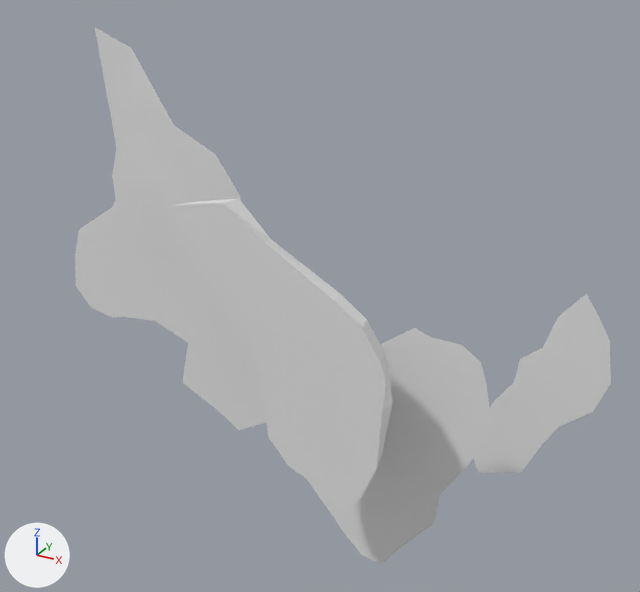
The FBX model Assets/02_Meshes/Environment/BigIce/Ice.fbx as it was, and as the next commit left it.
One viewpoint serves both versions: a camera (50 mm lens) standing at (0.575, -1.501, 1.006) and looking at (-0.21, -0.073, 0.292). Lighting does not change. The marker at lower left points along +X, +Y and +Z.

Objects in the first picture: 'Ice', 'Ice.001', 'Ice.002', 'Ice.003'.
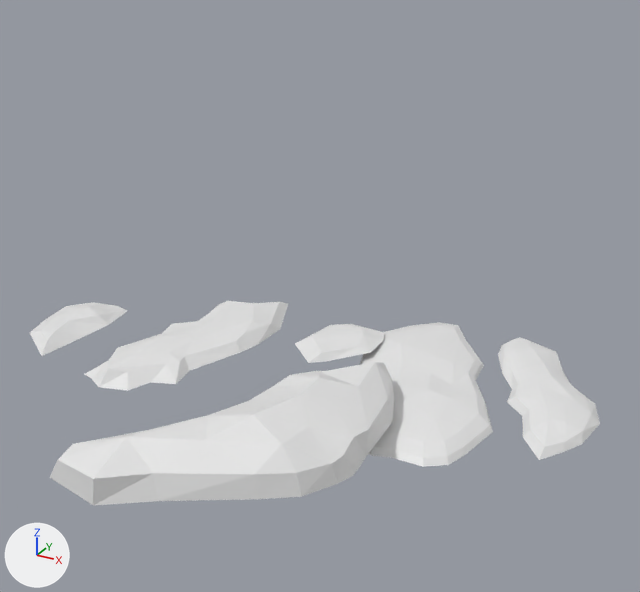
Where the change shows, as pixel boxes [x1, y1, x2, y2] in the pictures (640 x 592 px; the box of a moved part takes in the faces that stretch with it):
'Ice.001', turned: before [171, 199, 393, 520]; after [50, 362, 394, 505]
'Ice.002', reshaped, turned: before [75, 28, 267, 431]; after [30, 301, 384, 391]
'Ice', turned: before [336, 328, 492, 565]; after [360, 322, 493, 467]
'Ice.003', turned: before [474, 294, 611, 473]; after [498, 337, 600, 460]
part 1 of me_plane_001, moved or reshaped: before [75, 28, 267, 431]; after [41, 301, 384, 391]

Patch to the scene script:
```diff
--- a/Assets/02_Meshes/Environment/BigIce/Ice.fbx.py
+++ b/Assets/02_Meshes/Environment/BigIce/Ice.fbx.py
@@ me_plane_001 @@
 # used by ob_ice_002; location = (-0.355, -0.04, 0.121)
-me_plane_001.from_pydata(...)  # 112 vertices, 220 faces; spans x -0.554..0.202, y -0.003..0.048, z -0.233..0.655
+me_plane_001.from_pydata(...)  # 92 vertices, 172 faces; spans x -0.554..0.202, y -0.003..0.037, z -0.233..0.305
+# me_plane_001 part 1
+# 90 vertices are removed from x -0.434..0.179, y -0.003..0.048, z -0.222..0.655
+# 204 faces are deleted
+# 70 vertices are added at x -0.461..0.182, y -0.003..0.037, z -0.205..0.305
+# 156 new faces join them
@@ ob_ice @@
 ob_ice.location = (-0.11, -0.082, 0.094)
+ob_ice.rotation_euler = (1.571, 0.0, 0.0)  # degrees (90, 0, 0)
@@ ob_ice_002 @@
 ob_ice_002.location = (-0.355, -0.04, 0.121)
+ob_ice_002.rotation_euler = (1.571, 0.0, 0.0)  # degrees (90, 0, 0)
@@ ob_ice_003 @@
 ob_ice_003.location = (0.194, 0.125, 0.083)
+ob_ice_003.rotation_euler = (1.571, 0.0, 0.0)  # degrees (90, 0, 0)
@@ ob_ice_001 @@
 ob_ice_001.location = (-0.11, -0.257, 0.129)
+ob_ice_001.rotation_euler = (1.571, 0.0, 0.0)  # degrees (90, 0, 0)
```
